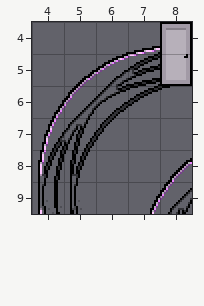
Tiled map, stored at res/maps/nexus.tmx. The first picture shows the starting point.
Cells are 16x16 px. Shown: x 4..8, y 4..9.
After the commit:
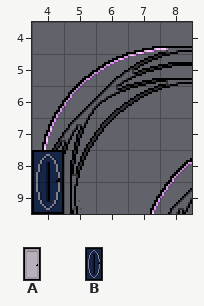
Key: from "nexus_doors": A 9, B 12.
Objects are placed by their top-left corner, in cells (3,4 is the top-left corner of cell 3,4); size is 1x1 cell unless given.
From old to new:
Layer "objects":
added: B at 4,8 size 1x2
removed: A at 8,4 size 1x2
